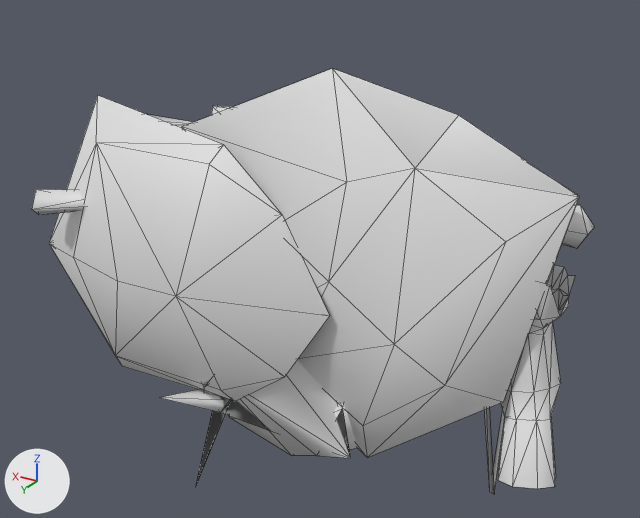
One commit to the Blender file Aria_Example/Chichi_Hiro_Child_OOTO.blend: the scene before it, then after it.
Camera for both pictures: a 50 mm lens placed at (-1.22, 3.76, 1.74), pointed at (1.08, -0.07, -0.18). Every picture has the same lights, and +X, +Y and +Z are marked at lower left. Mesh edges are drawn as thin lines. Materials are left out; every surface is plain grey.

The first picture shows 'FPS.Forearm.R', 'Hilt.1', 'Shield.1', 'Shield.2', 'Slingshot', 'Slingshot.String', 'riggedmesh'.
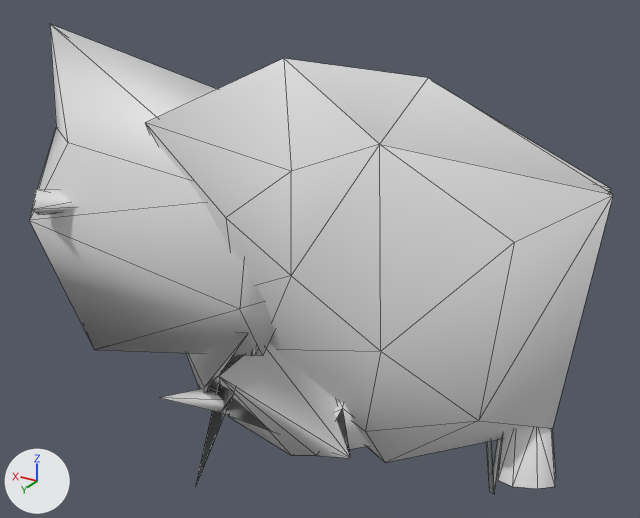
Location of each change, [x1, y1, x2, y2] in pixels of the pictures (640 x 518 px):
'Shield.2', reshaped (18% wider): before [182, 68, 579, 457]; after [146, 58, 613, 463]
'Shield.1', reshaped (13% narrower, 8% taller): before [49, 95, 330, 401]; after [30, 24, 274, 356]
part 1 of me_polysurface9_002, rebuilt: before [182, 68, 579, 457]; after [478, 109, 611, 193]
part 2 of me_polysurface9_002, added: after [146, 58, 613, 463]
part 3 of me_polysurface54_000, rebuilt (13% narrower, 8% taller): before [49, 95, 330, 401]; after [30, 24, 274, 356]
'FPS.Forearm.R', unchanged, covered by the edit: before [498, 265, 575, 489]; after [498, 428, 556, 489]

The change in detail:
me_polysurface54_000 is used by ob_shield_1; location (0.0, 0.0, 0.0).
me_polysurface54_000 had 23 vertices, 32 faces and spanned x 0.69..2.53, y 0.26..0.71, z -1.02..0.66.
me_polysurface54_000 now has 19 vertices, 26 faces and spans x 0.94..2.73, y 0.27..0.61, z -0.91..1.02.
me_polysurface54_000 part 3: the loose piece of 15 vertices spanning x 0.69..2.53, y 0.3..0.71, z -1.02..0.66 is rebuilt with 12 vertices and now spans x 0.94..2.73, y 0.32..0.61, z -0.91..1.02.
me_polysurface54_000 part 4: the surface is now shaded smooth.
me_polysurface9_002 is used by ob_shield_2; location (0.0, 0.0, 0.0); rotation (1.571, 0.0, 0.0), in degrees (90, 0, 0).
me_polysurface9_002 had 45 vertices, 66 faces and spanned x -0.33..1.68, y -1.17..0.92, z -0.52..0.06.
me_polysurface9_002 now has 62 vertices, 74 faces and spans x -0.47..1.75, y -1.3..0.97, z -0.62..0.1.
me_polysurface9_002 part 1: the loose piece of 18 vertices spanning x -0.33..1.68, y -1.17..0.92, z -0.52..-0.14 is rebuilt with 18 vertices and now spans x -0.44..1.75, y -1.25..0.93, z -0.51..0.1.
me_polysurface9_002 part 2: a new loose piece of 18 vertices spanning x -0.47..1.75, y -1.3..0.97, z -0.62..0.0.
